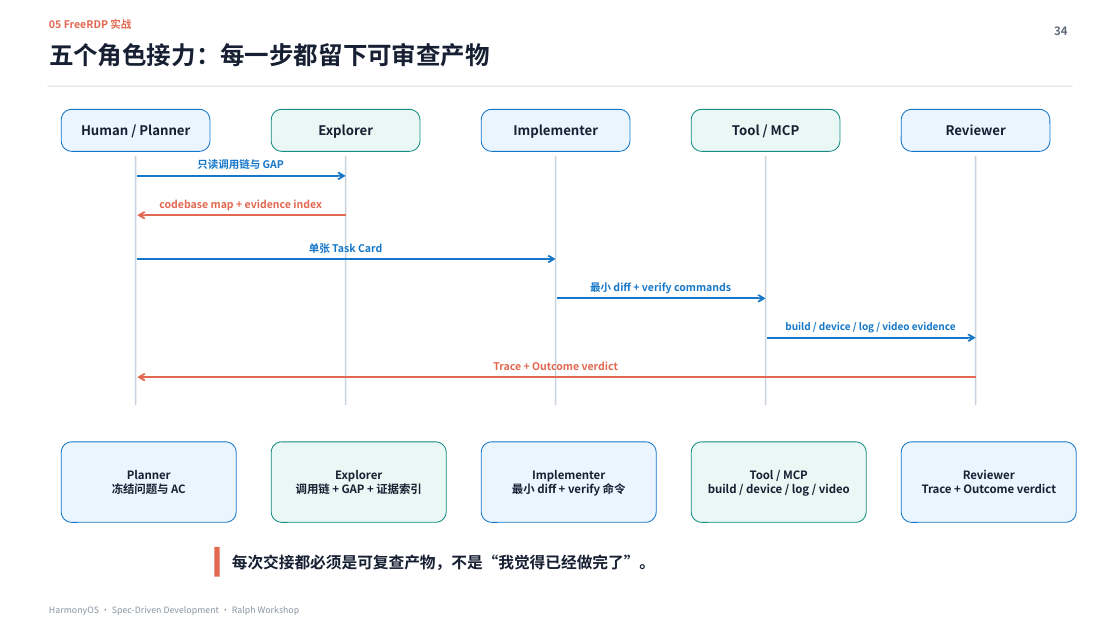
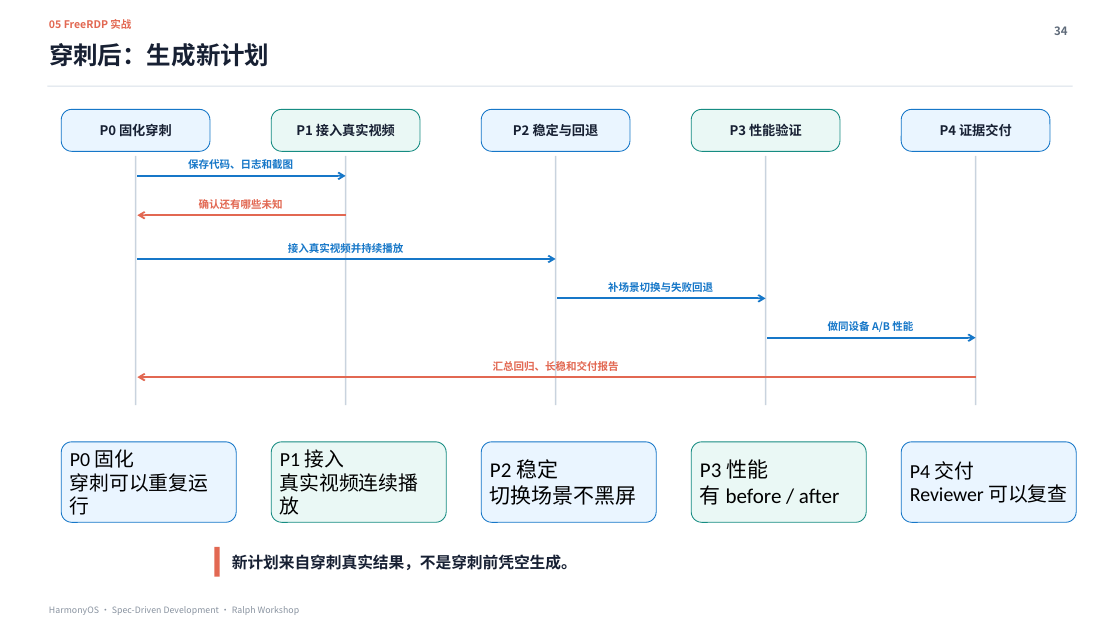
Before and after one commit to xiaomu120413/harmonyos-sdd-ralph-workshop, a slide deck: slide 34 of deliverables/HarmonyOS_SDD_Ralph_Workshop_MDM证据增强版.pptx. Drawn at 1120x630 pixels with LibreOffice and Linux fonts; fonts in the diff are those of the drawing. Boxes give left, top, right and bottom in pixels: in the first picture for what was removed or moved away, otherwise in the second. Text is boxed around its words. In the diff, an @@ line names an element or a change of style, - is before the commit and + after.

```diff
--- a/deliverables/HarmonyOS_SDD_Ralph_Workshop_MDM证据增强版.pptx
+++ b/deliverables/HarmonyOS_SDD_Ralph_Workshop_MDM证据增强版.pptx
@@ text at bbox=[49, 43, 269, 67]: text changed @@
-五个角色接力：每一步都留下可审查产物
+穿刺后：生成新计划
@@ text at bbox=[100, 124, 172, 136]: text changed @@
-Human / Planner
+P0 固化穿刺
@@ text at bbox=[296, 124, 395, 136]: text changed @@
-Explorer
+P1 接入真实视频
@@ text at bbox=[513, 124, 599, 136]: text changed @@
-Implementer
+P2 稳定与回退
@@ text at bbox=[730, 124, 802, 136]: text changed @@
-Tool / MCP
+P3 性能验证
@@ text at bbox=[940, 124, 1012, 136]: text changed @@
-Reviewer
+P4 证据交付
@@ text at bbox=[188, 159, 293, 169]: text changed @@
-只读调用链与 GAP
+保存代码、日志和截图
@@ text at bbox=[199, 199, 283, 209]: text changed @@
-codebase map + evidence index
+确认还有哪些未知
@@ text at bbox=[288, 241, 404, 255]: text changed @@
-单张 Task Card
+接入真实视频并持续播放
@@ text at bbox=[608, 282, 713, 292]: text changed @@
-最小 diff + verify commands
+补场景切换与失败回退
@@ text at bbox=[828, 320, 913, 334]: text changed; size 8.6 to 9 pt @@
-build / device / log / video evidence
+做同设备 A/B 性能
@@ text at bbox=[493, 359, 619, 373]: text changed @@
-Trace + Outcome verdict
+汇总回归、长稳和交付报告
@@ text at bbox=[70, 449, 208, 515]: text changed; size 9.8 to 16.9 pt; font Noto Sans CJK SC to Calibri; text colour #172033 to #000000; bold off @@
-Planner
-冻结问题与 AC
+P0 固化
+穿刺可以重复运行
@@ text at bbox=[280, 449, 418, 515]: text changed; size 9.8 to 16.9 pt; font Noto Sans CJK SC to Calibri; text colour #172033 to #000000; bold off @@
-Explorer
-调用链 + GAP + 证据索引
+P1 接入
+真实视频连续播放
@@ text at bbox=[490, 459, 637, 505]: text changed; size 9.8 to 18 pt; font Noto Sans CJK SC to Calibri; text colour #172033 to #000000; bold off @@
-Implementer
-最小 diff + verify 命令
+P2 稳定
+切换场景不黑屏
@@ text at bbox=[700, 459, 839, 505]: text changed; size 9.8 to 18 pt; font Noto Sans CJK SC to Calibri; text colour #172033 to #000000; bold off @@
-Tool / MCP
-build / device / log / video
+P3 性能
+有 before / after
@@ text at bbox=[910, 461, 1067, 503]: text changed; size 9.8 to 16.9 pt; font Noto Sans CJK SC to Calibri; text colour #172033 to #000000; bold off @@
-Reviewer
-Trace + Outcome verdict
+P4 交付
+Reviewer 可以复查
@@ text at bbox=[232, 554, 577, 570]: text changed @@
-每次交接都必须是可复查产物，不是“我觉得已经做完了”。
+新计划来自穿刺真实结果，不是穿刺前凭空生成。
```
Also in this commit, not shown: 8 other slides changed, 1 slide added, 1 slide removed, 4 other files.
